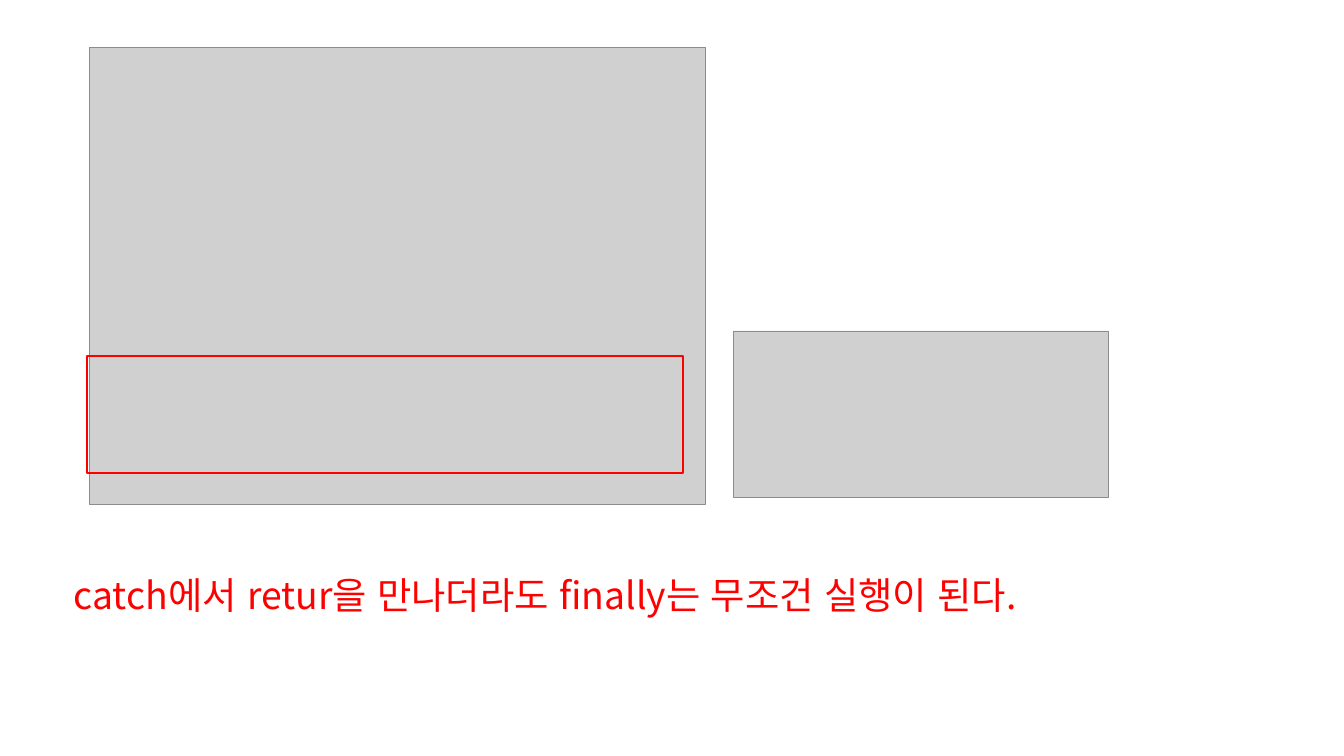
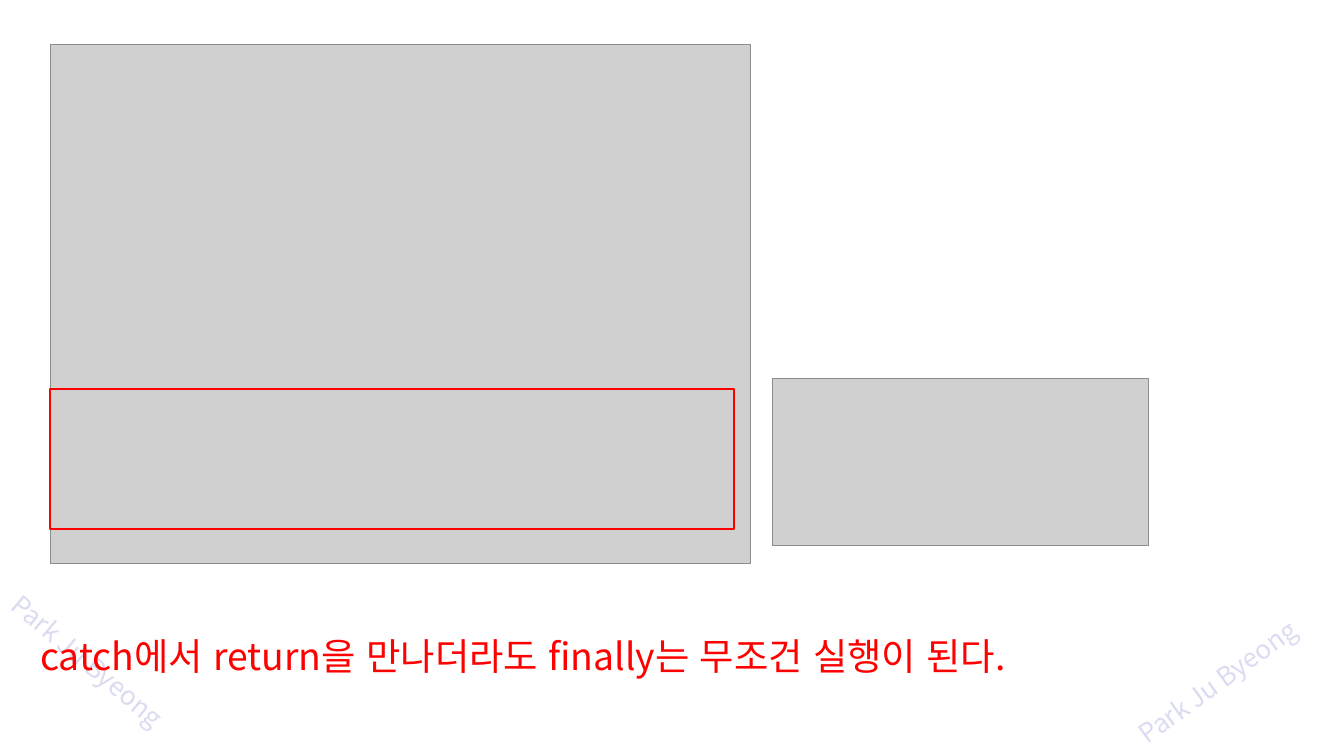
Before and after one commit to zest132/JavaLecture, a slide deck: slide 28 of JavaLecture/LectureFile/java 12강 예외처리.pptx (slide 26 before the commit). Drawn at 1344x756 pixels with LibreOffice and Linux fonts; fonts in the diff are those of the drawing; grey boxes stand for pictures. Boxes give left, top, right and bottom in pixels: in the first picture for what was removed or moved away, otherwise in the second. Text is boxed around its words. In the diff, an @@ line names an element or a change of style, - is before the commit and + after.

```diff
--- a/JavaLecture/LectureFile/java 12강 예외처리.pptx
+++ b/JavaLecture/LectureFile/java 12강 예외처리.pptx
@@ picture resized from (x1=89, y1=48, x2=706, y2=504) to (x1=50, y1=44, x2=751, y2=563) @@
@@ rectangle resized from (x1=87, y1=355, x2=683, y2=473) to (x1=50, y1=389, x2=734, y2=529) @@
@@ picture moved from (x1=734, y1=331, x2=1109, y2=497) to (x1=773, y1=378, x2=1148, y2=544) @@
@@ text added at (x1=1125, y1=582, x2=1344, y2=756), 28 pt, text #4C50BC at 20% opacity @@
+Park Ju Byeong
@@ text at (x1=40, y1=639, x2=1006, y2=679): text changed @@
-catch에서 retur을 만나더라도 finally는 무조건 실행이 된다.
+catch에서 return을 만나더라도 finally는 무조건 실행이 된다.
@@ text added at (x1=56, y1=649, x2=79, y2=663), 28 pt, text #4C50BC at 20% opacity @@
+Park Ju Byeong
```
Also in this commit, not shown: 48 other slides changed, 4 slides added, 1 slide removed, 2 other files.
